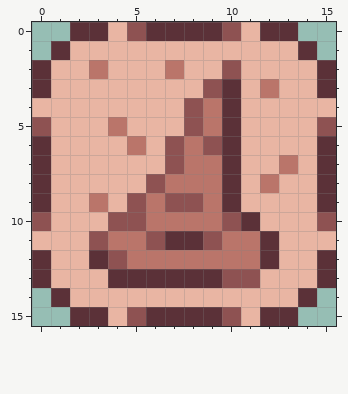
Pixel-art sprite: images/branches/caster.png. The picture above was drawn from the file before the commit.
The file is 128x128 pixels, drawn in blocks of 8x8; one block is one cell here.
New version:
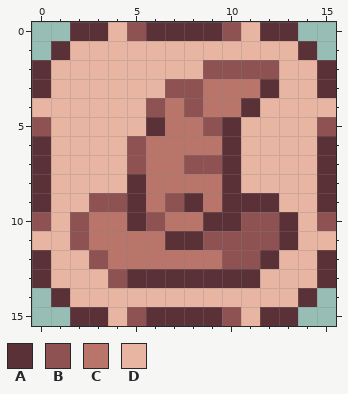
Palette (. is transparent): A #5b3138  B #8e5252  C #ba756a  D #e9b5a3
Author's note on the commit: rip poop sprite
What changed:
Colour A replaces colour B in row 9 at x 5 and 8; in row 10 at x 5 and 10; in row 13 at x 10 to 11.
Colour A replaces colour C in row 3 at x 12; in row 10 at x 9.
Colour A replaces colour D in row 4 at x 11; in row 5 at x 6; in row 8 at x 5; in row 9 at x 11 to 12; in rows 10 to 11 at x 13.
Colour B replaces colour A in row 10 at x 11; in row 11 at x 12; in row 12 at x 3; in row 13 at x 4.
Colour B replaces colour C in row 5 at x 9; in row 6 at x 5; in row 7 at x 8 to 9; in row 9 at x 3; in row 10 at x 6; in rows 11 to 12 at x 10 to 11.
Colour B replaces colour D in row 2 at x 9 and 11 to 12; in row 3 at x 7 to 8; in row 4 at x 6; in row 7 at x 5; in row 9 at x 4; in row 10 at x 2 and 12.
Colour B replaces colour D in row 11 at x 2.
Colour C replaces colour A in rows 3 to 4 at x 10.
Colour C replaces colour B in row 3 at x 9; in row 5 at x 8; in row 6 at x 7 and 9; in row 7 at x 7; in row 8 at x 6; in row 10 at x 4.
Colour C replaces colour B in row 11 at x 3 and 6; in row 12 at x 4.
Colour C replaces colour D in row 3 at x 11; in rows 4 to 5 at x 7; in rows 6 to 7 at x 6; in row 10 at x 3.
Colour D replaces colour C in row 2 at x 3 and 7; in row 5 at x 4; in row 7 at x 13; in row 8 at x 12.
Where, in picture pixels (left, top, right, bottom), the same in both pictures:
changed: (70, 60, 298, 288)
